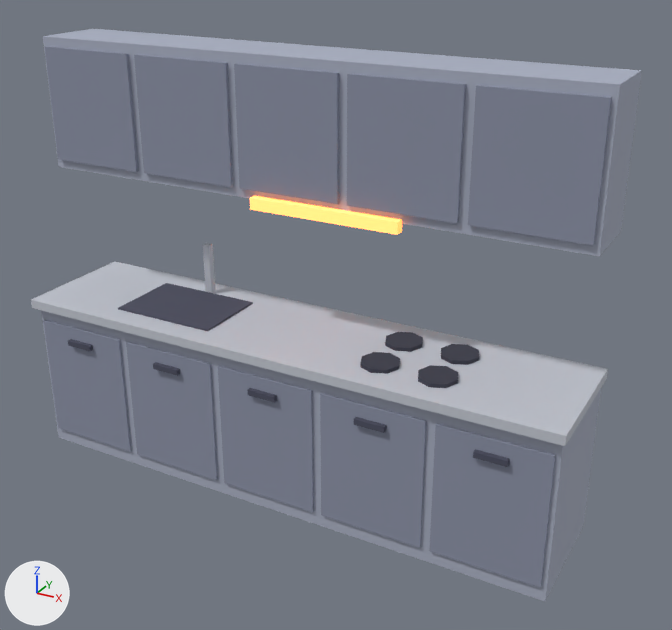
Renders of the FBX model Assets/_Project/Art/Environment/LabKit/Meshes/Kitchen_Counter.fbx from each side of a commit.
One viewpoint serves both versions: a 50 mm lens placed at (2.3, -3.77, 2.93), pointed at (0.21, 0.03, 1.03). The axes (+X, +Y, +Z) are drawn at lower left. The lights are the same throughout. The picture after the commit comes second.

Objects in the first picture: 'Kitchen_Counter'.
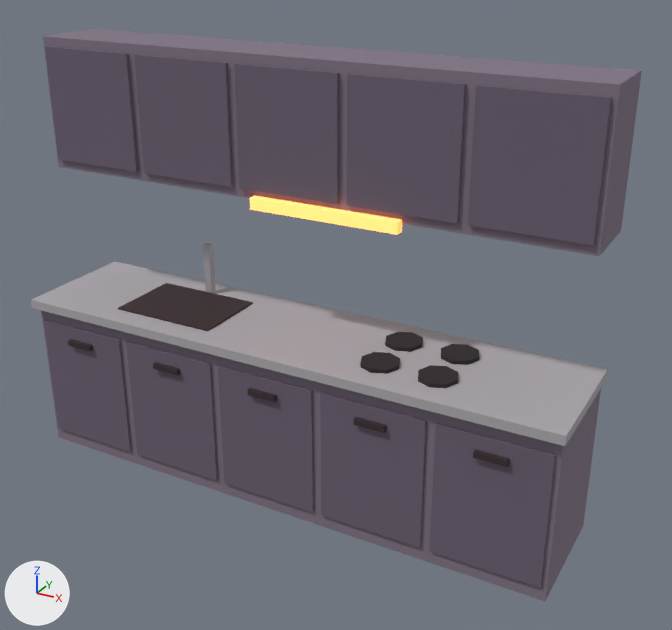
Where the change shows, as pixel boxes [x1, y1, x2, y2] in the pictures (672 x 630 px):
'Kitchen_Counter', recoloured (darker): [31, 29, 642, 601] in both

Patch to the scene script:
```diff
--- a/Assets/_Project/Art/Environment/LabKit/Meshes/Kitchen_Counter.fbx.py
+++ b/Assets/_Project/Art/Environment/LabKit/Meshes/Kitchen_Counter.fbx.py
@@ mat_lab_walllight @@
 mat_lab_walllight = principled_material('Lab_WallLight')
-mat_lab_walllight.base_color = (0.397, 0.429, 0.533)  # light grey #a9afc1
+mat_lab_walllight.base_color = (0.216, 0.175, 0.231)  # grey #807484
 mat_lab_walllight.roughness = 1.0
@@ mat_lab_steel @@
 mat_lab_steel = principled_material('Lab_Steel')
-mat_lab_steel.base_color = (0.539, 0.565, 0.631)  # light grey #c2c6d0
+mat_lab_steel.base_color = (0.418, 0.397, 0.423)  # grey #ada9ae
 mat_lab_steel.roughness = 1.0
@@ mat_lab_wall @@
 mat_lab_wall = principled_material('Lab_Wall')
-mat_lab_wall.base_color = (0.258, 0.283, 0.376)  # grey #8b91a5
+mat_lab_wall.base_color = (0.144, 0.117, 0.162)  # grey #6a6070
 mat_lab_wall.roughness = 1.0
@@ mat_lab_metaldark @@
 mat_lab_metaldark = principled_material('Lab_MetalDark')
-mat_lab_metaldark.base_color = (0.0723, 0.0762, 0.117)  # greyish blue #4c4e60
+mat_lab_metaldark.base_color = (0.0423, 0.0252, 0.0296)  # dark grey #3a2c30
 mat_lab_metaldark.roughness = 1.0
```
